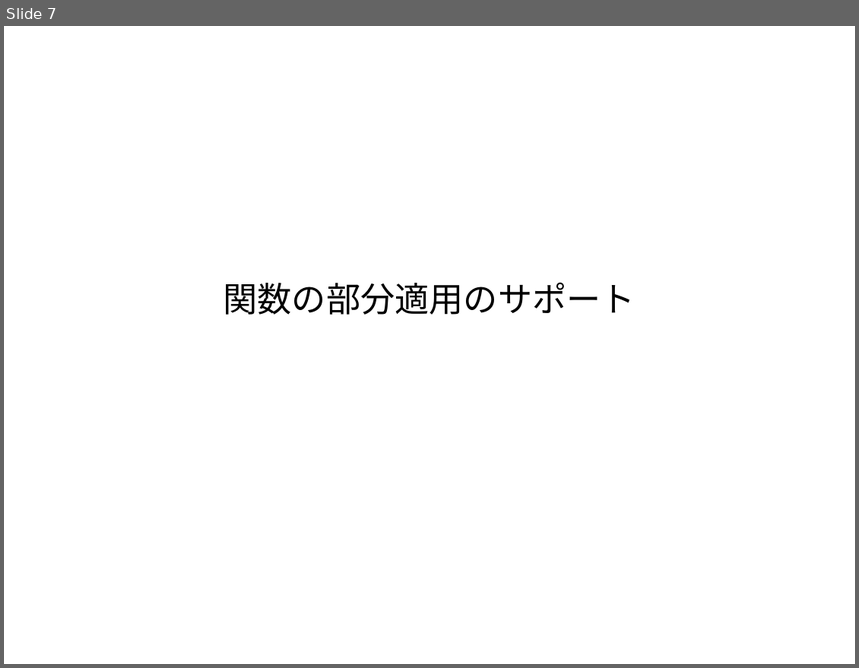
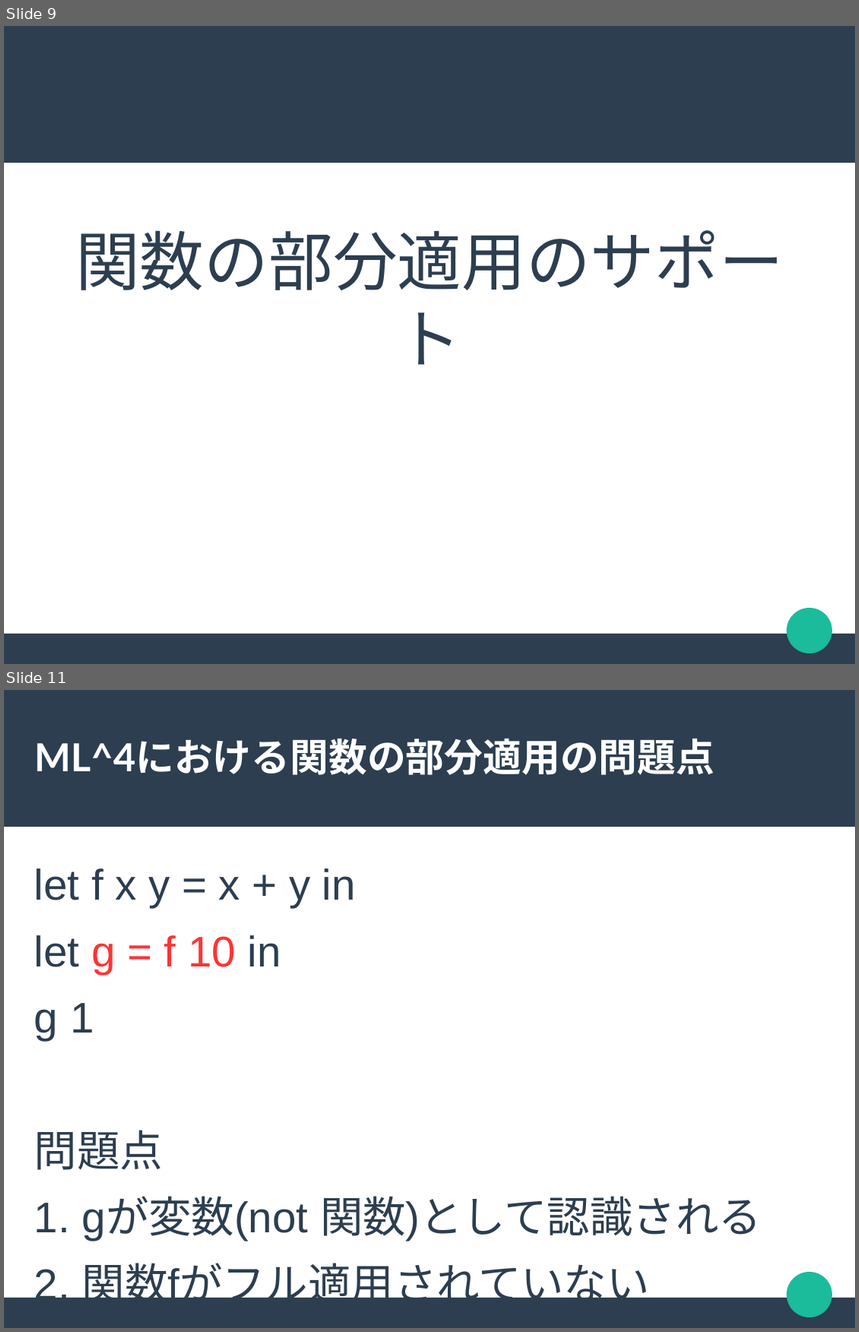
Before and after one commit to akawashiro/hml, a slide deck: hml.odp. Shown one above the other, each under a label of ours: slide 7 before the commit, slides 9 and 11 after it; the slides between them are not shown. The pictures are 859x668 and 859x1332 pixels, drawn with LibreOffice and Linux fonts; fonts in the diff are those of the drawing. Boxes give left, top, right and bottom in pixels: in the first picture for what was removed or moved away, otherwise in the second. Text is boxed around its words. In the diff, an @@ line names an element or a change of style, - is before the commit and + after.

```diff
--- a/hml.odp
+++ b/hml.odp
@@ slide 11 added at [4,690,855,1328], background #FFFFFF; not listed: 3 template elements that a slide beside it also shows @@
@@ title added at [34,739,715,775], 36 pt, text #FFFFFF, bold @@
+ML^4における関数の部分適用の問題点
@@ text added at [34,869,762,1311], 40 pt, text #2C3E50 @@
+let f x y = x + y in
+let g = f 10 in
+g 1
+問題点
+1. gが変数(not 関数)として認識される
+2. 関数fがフル適用されていない
@@ what was slide 7 is now slide 9 @@
@@ slide 9 changed as well @@
@@ rectangle added at [4,26,855,163], fill #2C3E50 @@
@@ subtitle "関数の部分適用のサポート" at [75,230,783,365]: size 32 to 60 pt, font Arial to Lato, text colour #000000 to #2C3E50 @@
@@ ellipse added at [788,608,833,654], fill #1ABC9C @@
@@ rectangle added at [4,634,855,664], fill #2C3E50 @@
```
Also in this commit, not shown: 7 other slides changed, 5 other slides added, 4 slides removed.
